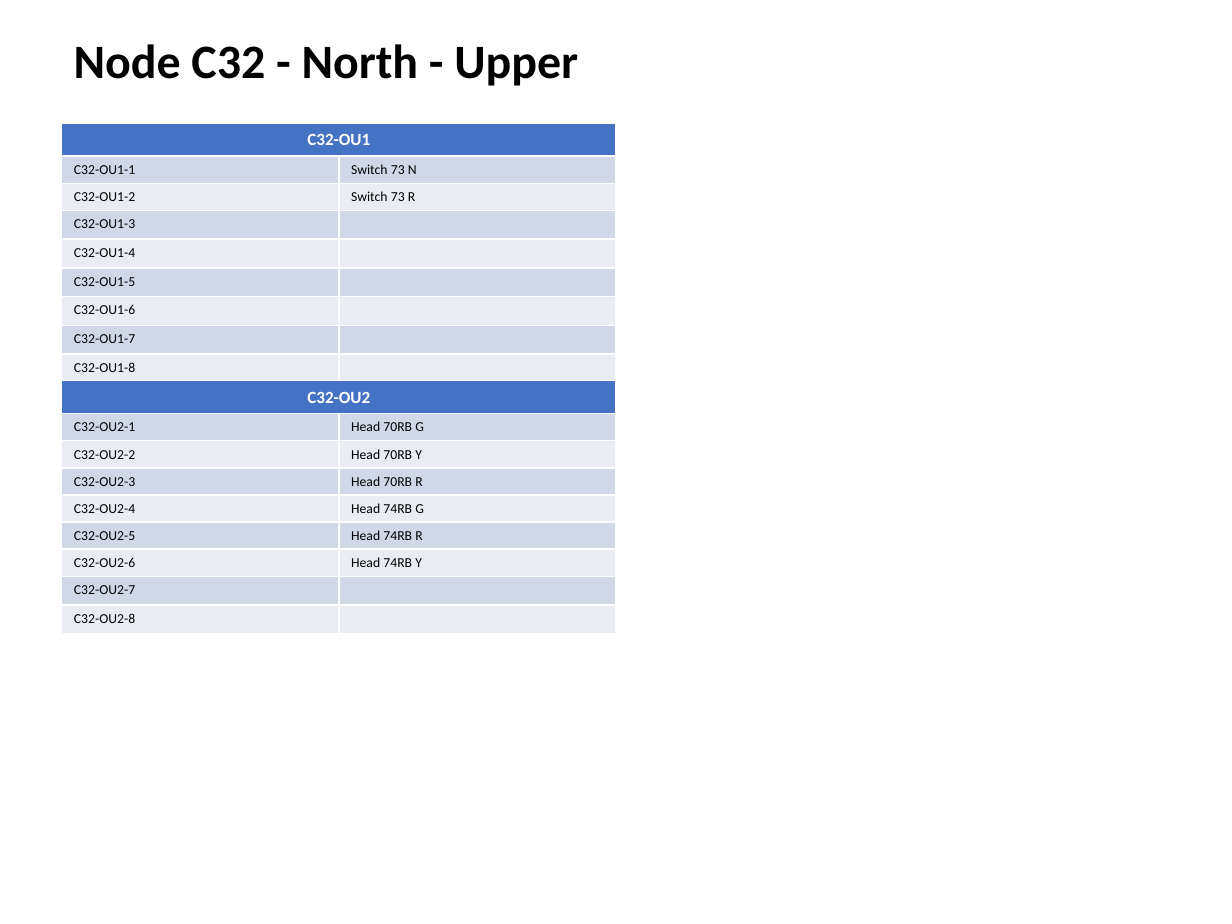
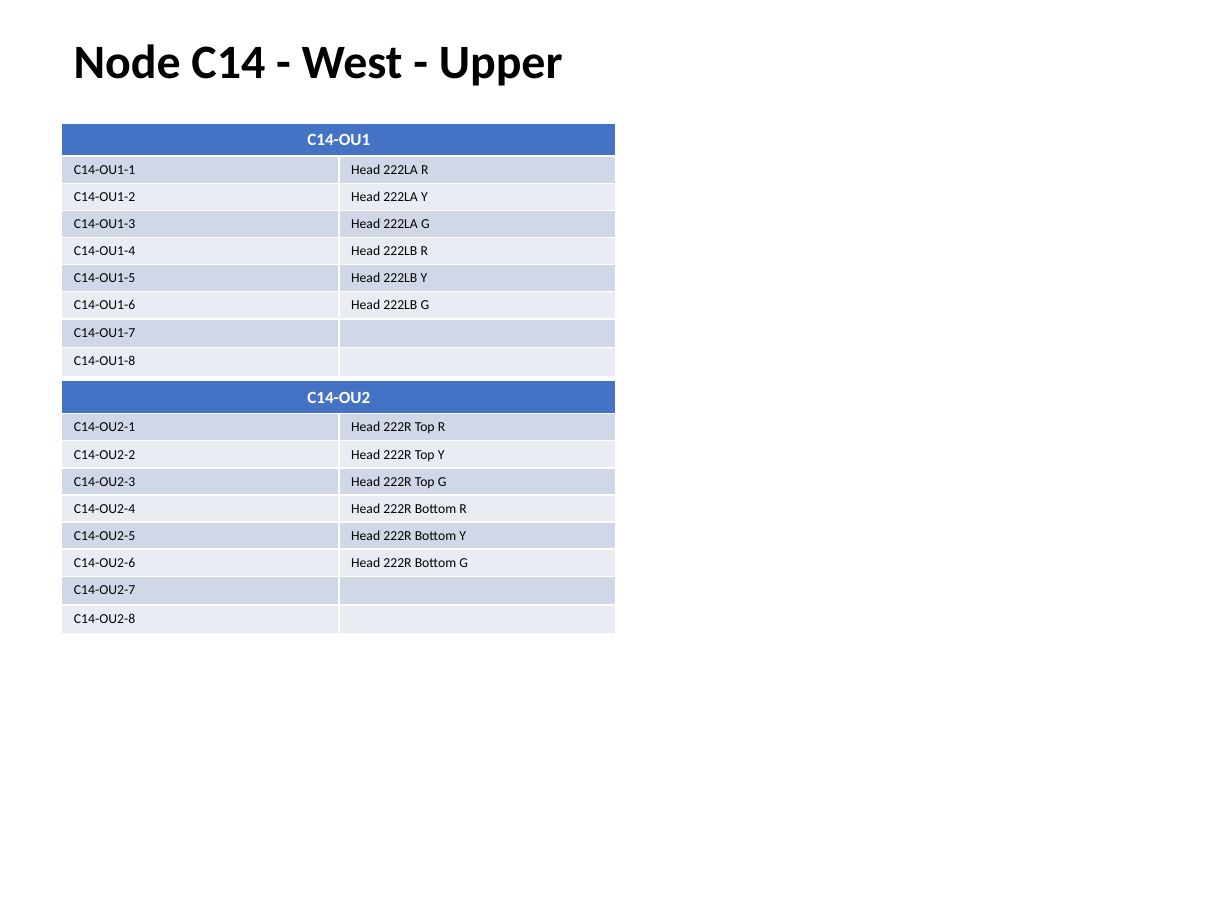
Before and after one commit to lnevo/hart, a slide deck: slide 10 of docs/wiring/Wiring_Schematic.pptx (slide 15 before the commit). Drawn at 1232x924 pixels with LibreOffice and Linux fonts; fonts in the diff are those of the drawing. Boxes give left, top, right and bottom in pixels: in the first picture for what was removed or moved away, otherwise in the second. Text is boxed around its words. In the diff, an @@ line names an element or a change of style, - is before the commit and + after.

```diff
--- a/docs/wiring/Wiring_Schematic.pptx
+++ b/docs/wiring/Wiring_Schematic.pptx
@@ text at <box>74,44,563,86</box>: text changed @@
-Node C32 - North - Upper
+Node C14 - West - Upper
@@ table at <box>62,123,616,369</box> @@
-row 1, column 1: C32-OU1
+row 1, column 1: C14-OU1
-row 2, column 1: C32-OU1-1
+row 2, column 1: C14-OU1-1
-row 2, column 2: Switch 73 N
+row 2, column 2: Head 222LA R
-row 3, column 1: C32-OU1-2
+row 3, column 1: C14-OU1-2
-row 3, column 2: Switch 73 R
+row 3, column 2: Head 222LA Y
-row 4, column 1: C32-OU1-3
+row 4, column 1: C14-OU1-3
-row 4, column 2: 
+row 4, column 2: Head 222LA G
-row 5, column 1: C32-OU1-4
+row 5, column 1: C14-OU1-4
-row 5, column 2: 
+row 5, column 2: Head 222LB R
-row 6, column 1: C32-OU1-5
+row 6, column 1: C14-OU1-5
-row 6, column 2: 
+row 6, column 2: Head 222LB Y
-row 7, column 1: C32-OU1-6
+row 7, column 1: C14-OU1-6
-row 7, column 2: 
+row 7, column 2: Head 222LB G
-row 8, column 1: C32-OU1-7
+row 8, column 1: C14-OU1-7
-row 9, column 1: C32-OU1-8
+row 9, column 1: C14-OU1-8
@@ table at <box>62,381,616,627</box> @@
-row 1, column 1: C32-OU2
+row 1, column 1: C14-OU2
-row 2, column 1: C32-OU2-1
+row 2, column 1: C14-OU2-1
-row 2, column 2: Head 70RB G
+row 2, column 2: Head 222R Top R
-row 3, column 1: C32-OU2-2
+row 3, column 1: C14-OU2-2
-row 3, column 2: Head 70RB Y
+row 3, column 2: Head 222R Top Y
-row 4, column 1: C32-OU2-3
+row 4, column 1: C14-OU2-3
-row 4, column 2: Head 70RB R
+row 4, column 2: Head 222R Top G
-row 5, column 1: C32-OU2-4
+row 5, column 1: C14-OU2-4
-row 5, column 2: Head 74RB G
+row 5, column 2: Head 222R Bottom R
-row 6, column 1: C32-OU2-5
+row 6, column 1: C14-OU2-5
-row 6, column 2: Head 74RB R
+row 6, column 2: Head 222R Bottom Y
-row 7, column 1: C32-OU2-6
+row 7, column 1: C14-OU2-6
-row 7, column 2: Head 74RB Y
+row 7, column 2: Head 222R Bottom G
-row 8, column 1: C32-OU2-7
+row 8, column 1: C14-OU2-7
-row 9, column 1: C32-OU2-8
+row 9, column 1: C14-OU2-8
```
Also in this commit, not shown: 8 other slides changed, 7 slides added, 8 other files.
